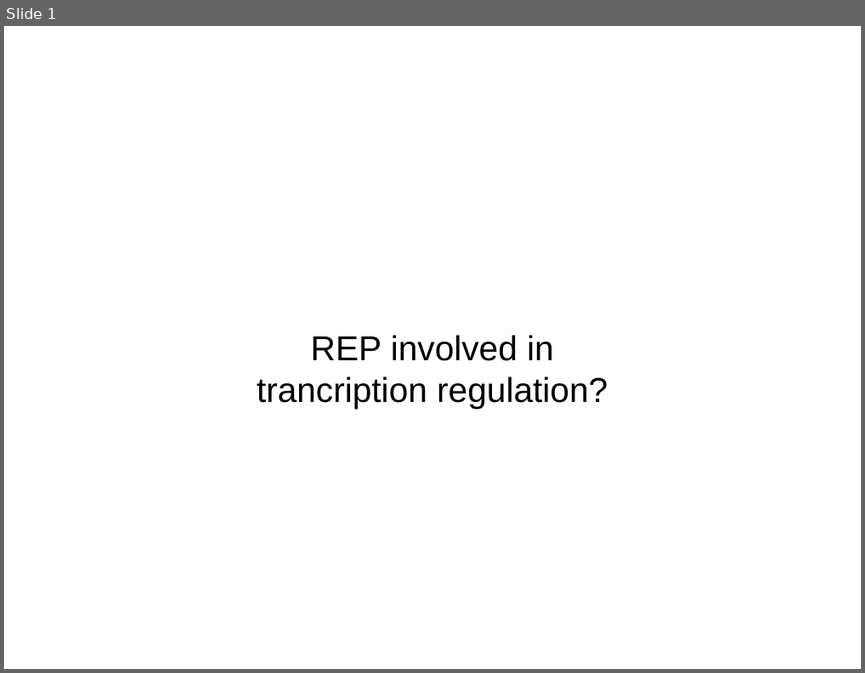
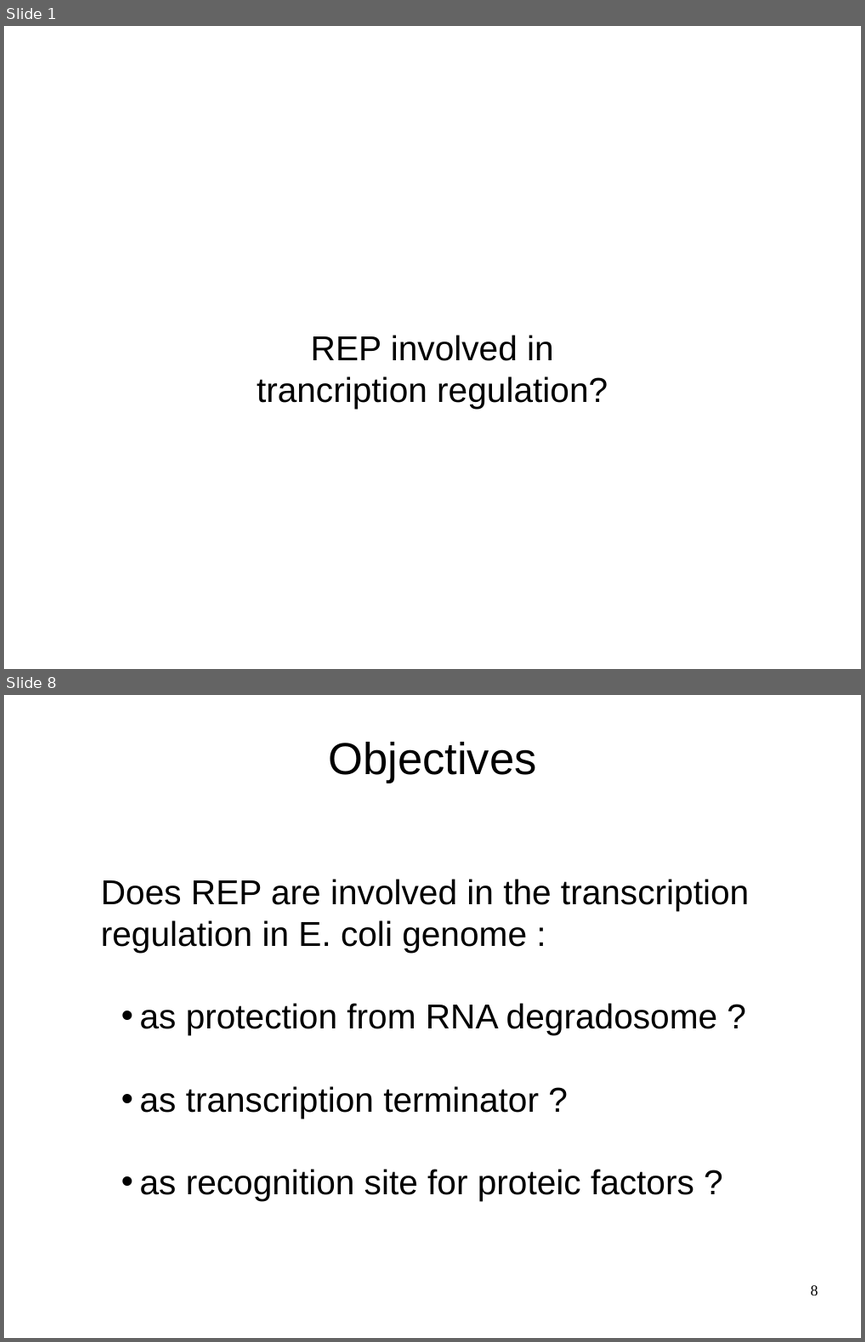
Before and after one commit to mesmeraf/stage_M2, a slide deck: presentation.odp. Shown one above the other, each under a label of ours: slide 1 before the commit, slides 1 and 8 after it; the slides between them are not shown. The pictures are 865x673 and 865x1342 pixels, drawn with LibreOffice and Linux fonts; fonts in the diff are those of the drawing; background and template pictures are left out. Boxes give left, top, right and bottom in pixels: in the first picture for what was removed or moved away, otherwise in the second. Text is boxed around its words. In the diff, an @@ line names an element or a change of style, - is before the commit and + after.

```diff
--- a/presentation.odp
+++ b/presentation.odp
@@ slide 8 added at bbox=[4, 695, 861, 1338], background picture (left out) @@
@@ title added at bbox=[328, 742, 536, 783], 41.4 pt, text #000000 @@
+Objectives
@@ text added at bbox=[101, 879, 749, 1201], 32 pt, text #000000 @@
+Does REP are involved in the transcription regulation in E. coli genome :
+• as protection from RNA degradosome ?
+• as transcription terminator ?
+• as recognition site for proteic factors ?
@@ page number added at bbox=[811, 1285, 818, 1295], 14 pt, text #000000 @@
+8
```
Also in this commit, not shown: 4 slides changed, 16 other slides added, 10 other files.
